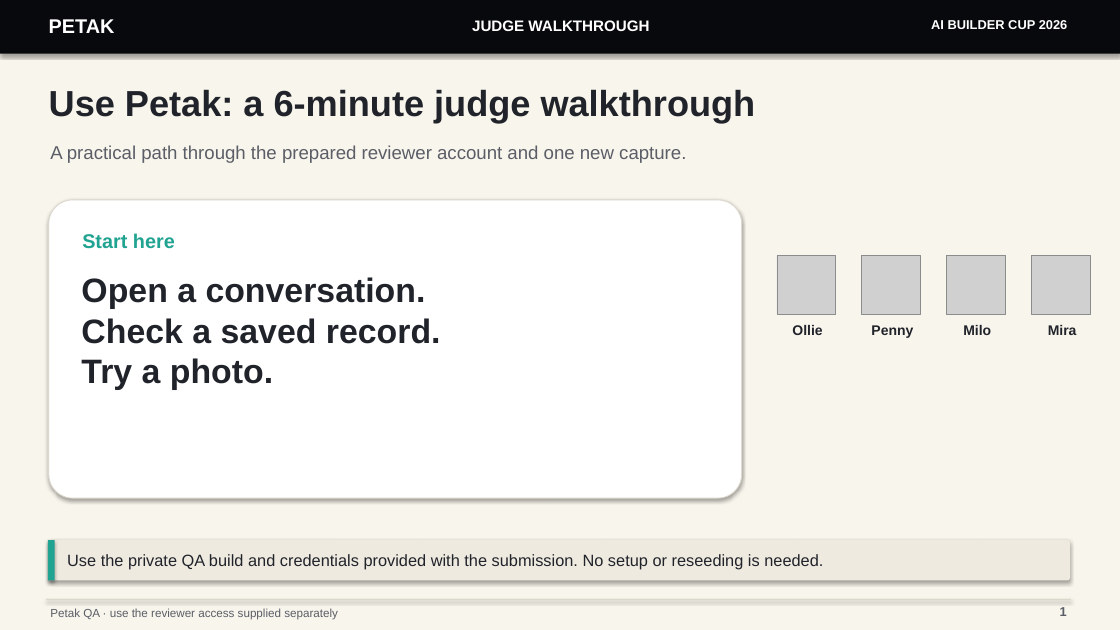
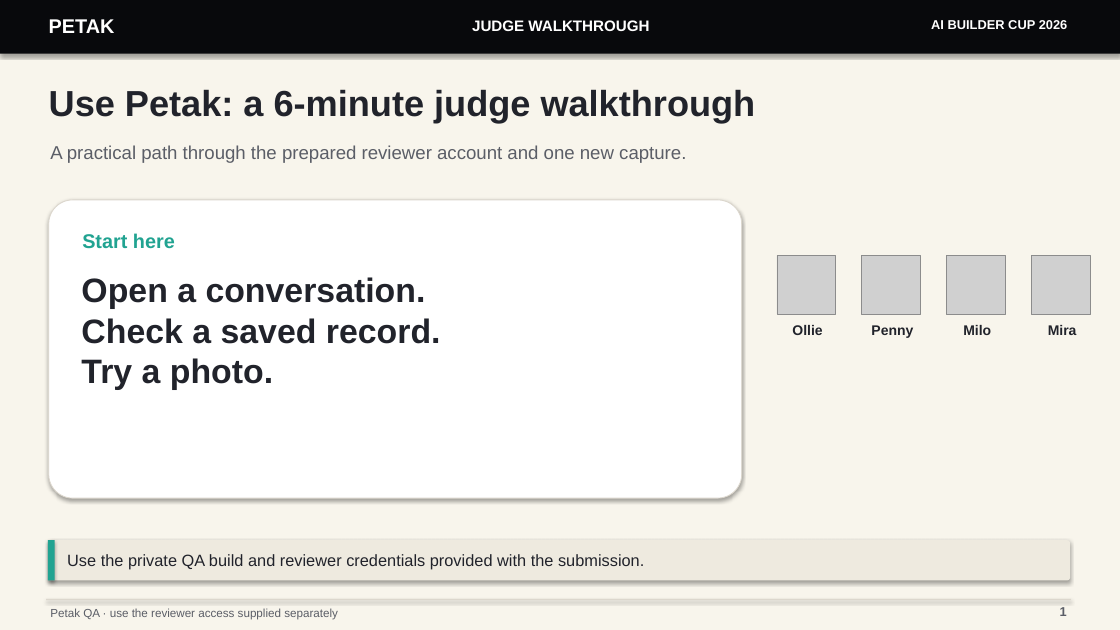
Before and after one commit to FhikarZul/petak-builder-cup-2026, a slide deck: slide 1 of docs/judge-walkthrough.pptx. Drawn at 1120x630 pixels with LibreOffice and Linux fonts; fonts in the diff are those of the drawing; grey boxes stand for pictures. Boxes give left, top, right and bottom in pixels: in the first picture for what was removed or moved away, otherwise in the second. Text is boxed around its words. In the diff, an @@ line names an element or a change of style, - is before the commit and + after.

Commit message:
Keep judge slides focused on ready account

```diff
--- a/docs/judge-walkthrough.pptx
+++ b/docs/judge-walkthrough.pptx
@@ text at [67,554,644,570]: text changed @@
-Use the private QA build and credentials provided with the submission. No setup or reseeding is needed.
+Use the private QA build and reviewer credentials provided with the submission.
```
